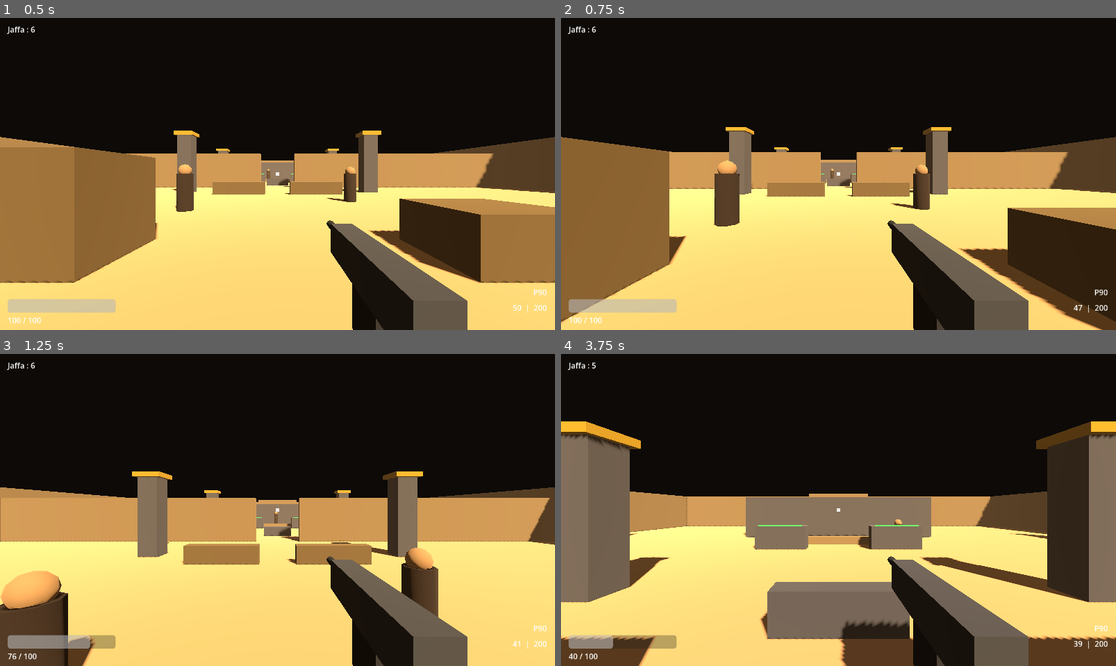
Above: before the commit, frames 1-4 (two rows, left to right).
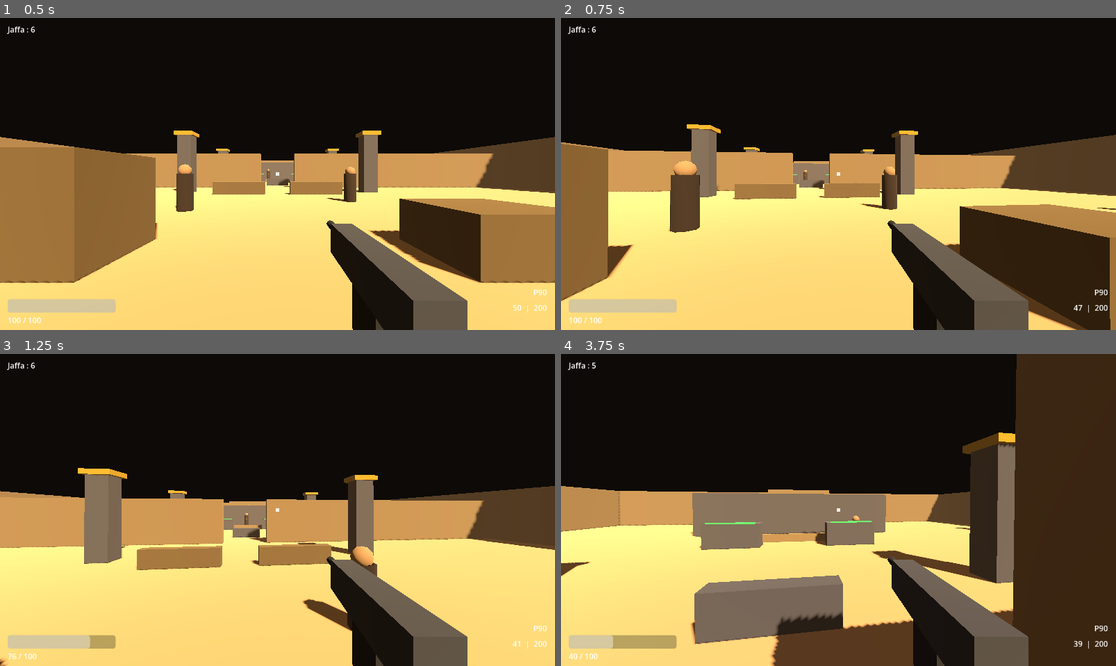
Above: after the commit, the same moments.

Repository: BertrandMiannay/Game_test
Game: Godot game, scene res://scenes/main_level.tscn
Same seed, same stepped clock (60 frames per second), same inputs: the game is played once before the commit and once after it.
Inputs (mouse positions are in pixels of both pictures, inside the frame that each line leads up to):
- Up to frame 1 (0.5 s): no input
- Up to frame 2 (0.75 s): tap Enter (restart) at 0.5 s; move the mouse to (866, 174) at 0.52 s; press the mouse at (866, 174) at 0.53 s; hold W (move_forward) from 0.53 s (still down)
- Up to frame 3 (1.25 s): keep holding W (move_forward); tap Space (jump) at 0.77 s; tap 1 (weapon_1) at 0.8 s
- Up to frame 4 (3.75 s): keep holding W (move_forward); move the mouse to (810, 510) at 1.27 s; release the mouse at (810, 510) at 1.28 s; tap 1 (weapon_1) at 1.35, 3.05 s; click (810, 510) at 1.42 s; tap Space (jump) at 1.52, 3.02 s; tap 2 (weapon_2) at 1.55 s; move the mouse to (849, 503) at 2.02 s; hold 2 (weapon_2) 2.03-2.78 s; click (849, 503) at 2.3 s; move the mouse to (832, 516) at 2.77 s; click (832, 516) at 2.85 s; move the mouse to (877, 513) at 3.52 s; hold Shift (sprint) from 3.53 s (still down); click (877, 513) at 3.67 s

Frame 1 is identical in both runs. In frame 2, 19% of the frame differs, in the area x 0-100%, y 34-100%; in frame 3, 18%; in frame 4, 39%, in the area x 0-100%, y 0-100%.

Commit message:
correct weapong bugs

Diff:
--- a/game/scenes/main_level.tscn
+++ b/game/scenes/main_level.tscn
@@ -69,7 +69,8 @@
 [node name="Player" parent="." instance=ExtResource("1_player")]
 position = Vector3(0, 1.0, 26)
 
-; ─── Ennemis (6 Jaffa répartis dans la base) ─────────────────────────────────
+
+; ─── Ennemis ─────────────────────────────────────────────────────────────────
 [node name="Enemies" type="Node3D" parent="."]
 
 [node name="Jaffa1" parent="Enemies" instance=ExtResource("2_jaffa")]
--- a/game/scenes/ui/hud.tscn
+++ b/game/scenes/ui/hud.tscn
@@ -12,8 +12,10 @@
 anchor_bottom = 1.0
 grow_horizontal = 2
 grow_vertical = 2
+mouse_filter = 2
 
 [node name="HealthBar" type="ProgressBar" parent="Control"]
+mouse_filter = 2
 layout_mode = 1
 anchor_left = 0.0
 anchor_top = 1.0
@@ -77,6 +79,7 @@
 text = "50  |  200"
 
 [node name="Crosshair" type="ColorRect" parent="Control"]
+mouse_filter = 2
 layout_mode = 1
 anchor_left = 0.5
 anchor_top = 0.5
--- a/game/scripts/autoload/game_manager.gd
+++ b/game/scripts/autoload/game_manager.gd
@@ -64,10 +64,3 @@
 			var ev := InputEventKey.new()
 			ev.physical_keycode = keycode
 			InputMap.action_add_event(action_name, ev)
-
-	# Tir = clic gauche
-	if not InputMap.has_action("shoot"):
-		InputMap.add_action("shoot")
-	var mouse_ev := InputEventMouseButton.new()
-	mouse_ev.button_index = MOUSE_BUTTON_LEFT
-	InputMap.action_add_event("shoot", mouse_ev)
--- a/game/scripts/enemy_jaffa.gd
+++ b/game/scripts/enemy_jaffa.gd
@@ -68,7 +68,7 @@
 	match state:
 		State.PATROL: _do_patrol()
 		State.CHASE:  _do_chase()
-		State.ATTACK: _do_attack(delta)
+		State.ATTACK: _do_attack()
 
 	move_and_slide()
 
@@ -113,13 +113,9 @@
 	dir.y   = 0
 	velocity.x = dir.x * chase_speed
 	velocity.z = dir.z * chase_speed
-
-	# Orientation vers le joueur
-	var look_target := global_position + Vector3(dir.x, 0, dir.z)
-	if look_target != global_position:
-		look_at(look_target, Vector3.UP)
-
-func _do_attack(_delta: float) -> void:
+	_look_toward(global_position + Vector3(dir.x, 0, dir.z))
+
+func _do_attack() -> void:
 	if player == null:
 		state = State.PATROL
 		return
@@ -129,10 +125,7 @@
 		state = State.CHASE
 		return
 
-	# Orientation vers le joueur
-	var look_target := Vector3(player.global_position.x, global_position.y, player.global_position.z)
-	if look_target != global_position:
-		look_at(look_target, Vector3.UP)
+	_look_toward(Vector3(player.global_position.x, global_position.y, player.global_position.z))
 
 	velocity.x = 0
 	velocity.z = 0
@@ -141,6 +134,10 @@
 		can_attack = false
 		player.take_damage(attack_damage)
 		attack_timer.start()
+
+func _look_toward(target: Vector3) -> void:
+	if target != global_position:
+		look_at(target, Vector3.UP)
 
 # ─── Dégâts & mort ─────────────────────────────────────────────────────────────
 func take_damage(amount: float) -> void:
--- a/game/scripts/player.gd
+++ b/game/scripts/player.gd
@@ -14,6 +14,10 @@
 # ─── Armes ─────────────────────────────────────────────────────────────────────
 var weapons: Array[Node] = []
 var current_weapon_index: int = -1
+
+# ─── État tir ──────────────────────────────────────────────────────────────────
+var shooting: bool      = false
+var shoot_just_pressed: bool = false
 
 # ─── Références ────────────────────────────────────────────────────────────────
 @onready var head: Node3D          = $Head
@@ -35,28 +39,49 @@
 	if weapons.size() > 0:
 		_switch_weapon(0)
 
-# ─── Input souris ──────────────────────────────────────────────────────────────
-func _unhandled_input(event: InputEvent) -> void:
-	if GameManager.game_ended:
-		if event.is_action_pressed("restart"):
-			GameManager.restart()
+# ─── Capture de tous les events avant tout autre handler ───────────────────────
+func _input(event: InputEvent) -> void:
+	# Rotation caméra
+	if event is InputEventMouseMotion:
+		if not GameManager.game_ended:
+			rotate_y(-event.relative.x * MOUSE_SENS)
+			head.rotate_x(-event.relative.y * MOUSE_SENS)
+			head.rotation.x = clamp(head.rotation.x, -PI / 2.0, PI / 2.0)
 		return
 
-	if event is InputEventMouseMotion:
-		rotate_y(-event.relative.x * MOUSE_SENS)
-		head.rotate_x(-event.relative.y * MOUSE_SENS)
-		head.rotation.x = clamp(head.rotation.x, -PI / 2.0, PI / 2.0)
+	# Clic souris
+	if event is InputEventMouseButton:
+		if event.button_index == MOUSE_BUTTON_LEFT:
+			if event.pressed:
+				if Input.get_mouse_mode() != Input.MOUSE_MODE_CAPTURED:
+					Input.set_mouse_mode(Input.MOUSE_MODE_CAPTURED)
+				else:
+					shooting = true
+					shoot_just_pressed = true
+			else:
+				shooting = false
+		return
 
-	if event.is_action_pressed("weapon_1"):
-		_switch_weapon(0)
-	elif event.is_action_pressed("weapon_2"):
-		_switch_weapon(1)
-	elif event.is_action_pressed("ui_cancel"):
-		Input.set_mouse_mode(Input.MOUSE_MODE_VISIBLE)
+	# Clavier
+	if event is InputEventKey and event.pressed and not event.echo:
+		match event.physical_keycode:
+			KEY_ESCAPE:
+				Input.set_mouse_mode(Input.MOUSE_MODE_VISIBLE)
+				shooting = false
+			KEY_1:
+				_switch_weapon(0)
+			KEY_2:
+				_switch_weapon(1)
+			KEY_R:
+				_try_reload()
+			KEY_ENTER:
+				if GameManager.game_ended:
+					GameManager.restart()
 
 # ─── Physique ──────────────────────────────────────────────────────────────────
 func _physics_process(delta: float) -> void:
 	if GameManager.game_ended:
+		shooting = false
 		return
 
 	# Gravité
@@ -81,29 +106,37 @@
 
 	move_and_slide()
 
-	# Tir
-	if Input.is_action_pressed("shoot"):
-		_try_shoot()
-	if Input.is_action_just_pressed("reload"):
-		_try_reload()
+	# Tir : auto = maintien, semi-auto = front montant seulement
+	var w := _current_weapon()
+	if shooting and w and (w.is_automatic or shoot_just_pressed):
+		w.try_shoot()
+	shoot_just_pressed = false
 
 # ─── Armes ─────────────────────────────────────────────────────────────────────
+func _current_weapon() -> WeaponBase:
+	if current_weapon_index >= 0 and current_weapon_index < weapons.size():
+		return weapons[current_weapon_index] as WeaponBase
+	return null
+
 func _switch_weapon(index: int) -> void:
 	if index < 0 or index >= weapons.size():
 		return
-	if current_weapon_index >= 0 and current_weapon_index < weapons.size():
-		weapons[current_weapon_index].visible = false
+	var prev := _current_weapon()
+	if prev:
+		prev.visible = false
 	current_weapon_index = index
 	weapons[current_weapon_index].visible = true
 	GameManager.weapon_changed.emit(weapons[current_weapon_index])
 
 func _try_shoot() -> void:
-	if current_weapon_index >= 0 and current_weapon_index < weapons.size():
-		weapons[current_weapon_index].try_shoot()
+	var w := _current_weapon()
+	if w:
+		w.try_shoot()
 
 func _try_reload() -> void:
-	if current_weapon_index >= 0 and current_weapon_index < weapons.size():
-		weapons[current_weapon_index].reload()
+	var w := _current_weapon()
+	if w:
+		w.reload()
 
 # ─── Dégâts ────────────────────────────────────────────────────────────────────
 func take_damage(amount: float) -> void:
--- a/game/scripts/stargate.gd
+++ b/game/scripts/stargate.gd
@@ -46,7 +46,6 @@
 		tween.tween_property(ring, "scale", Vector3(1.12, 1.12, 1.12), 0.1)
 		tween.tween_property(ring, "scale", Vector3(1.0, 1.0, 1.0), 0.3)
 
-func _process(_delta: float) -> void:
-	# Animation de rotation de l'anneau quand la porte est active
+func _process(delta: float) -> void:
 	if portal_active:
-		ring.rotation.z += 0.01
+		ring.rotation.z += 0.6 * delta
--- a/game/scripts/weapon_base.gd
+++ b/game/scripts/weapon_base.gd
@@ -69,8 +69,8 @@
 	can_shoot = true
 
 func _on_reload_timer_timeout() -> void:
-	var needed    := max_ammo - current_ammo
-	var available := min(needed, reserve_ammo)
+	var needed    : int = max_ammo - current_ammo
+	var available : int = mini(needed, reserve_ammo)
 	current_ammo  += available
 	reserve_ammo  -= available
 	is_reloading   = false
